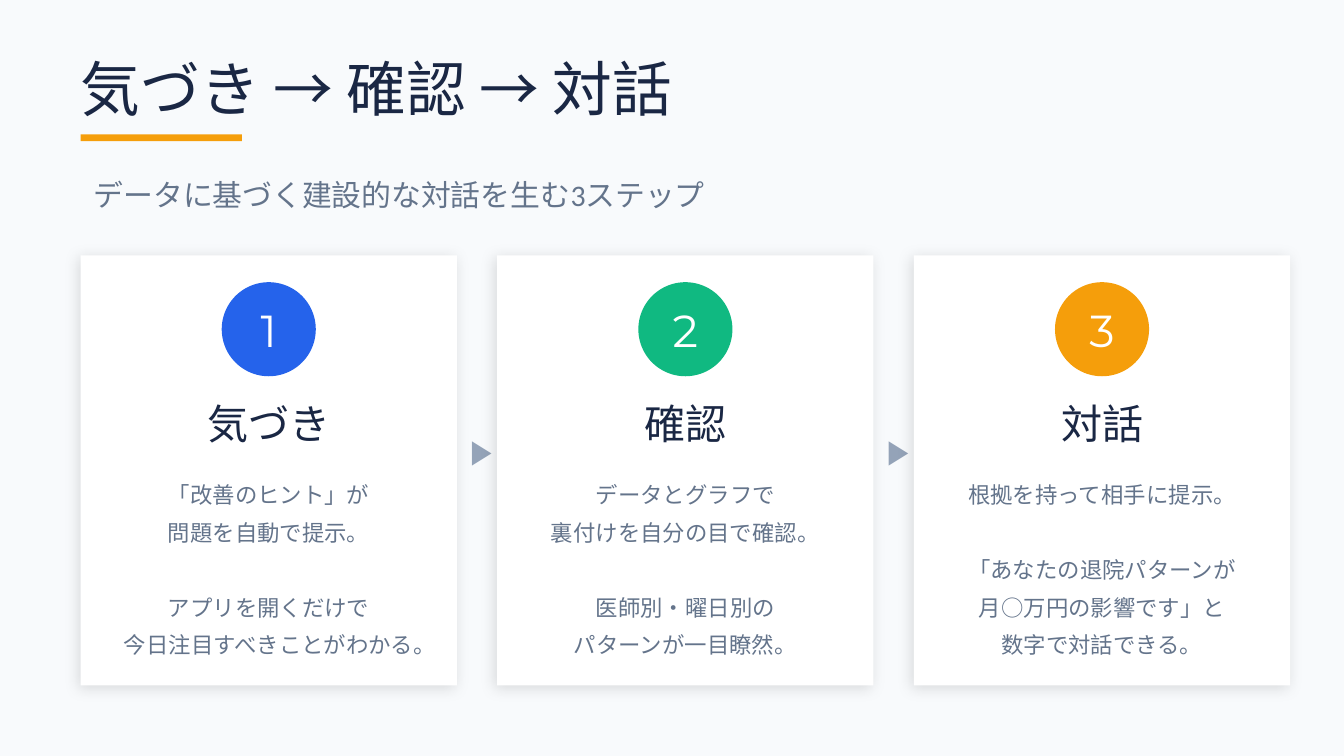
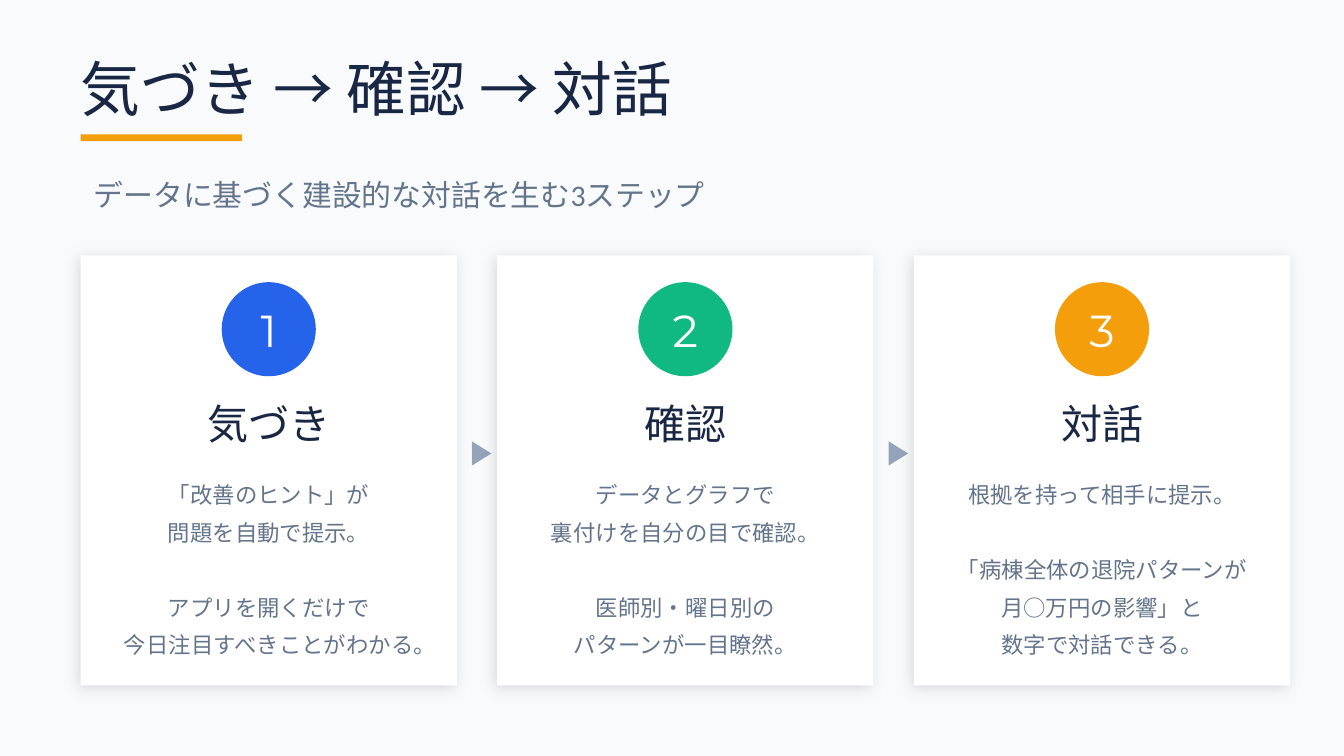
Before and after one commit to torukubota2023/bed-control-simulator, a slide deck: slide 9 of docs/admin/bed_control_evolution_presentation.pptx. Drawn at 1344x756 pixels with LibreOffice and Linux fonts; fonts in the diff are those of the drawing. Boxes give left, top, right and bottom in pixels: in the first picture for what was removed or moved away, otherwise in the second. Text is boxed around its words. In the diff, an @@ line names an element or a change of style, - is before the commit and + after.

```diff
--- a/docs/admin/bed_control_evolution_presentation.pptx
+++ b/docs/admin/bed_control_evolution_presentation.pptx
@@ text at <box>957,559,1247,618</box>: text changed @@
-「あなたの退院パターンが
-月○万円の影響です」と
+「病棟全体の退院パターンが
+月○万円の影響」と
```
Also in this commit, not shown: 10 other slides changed.
